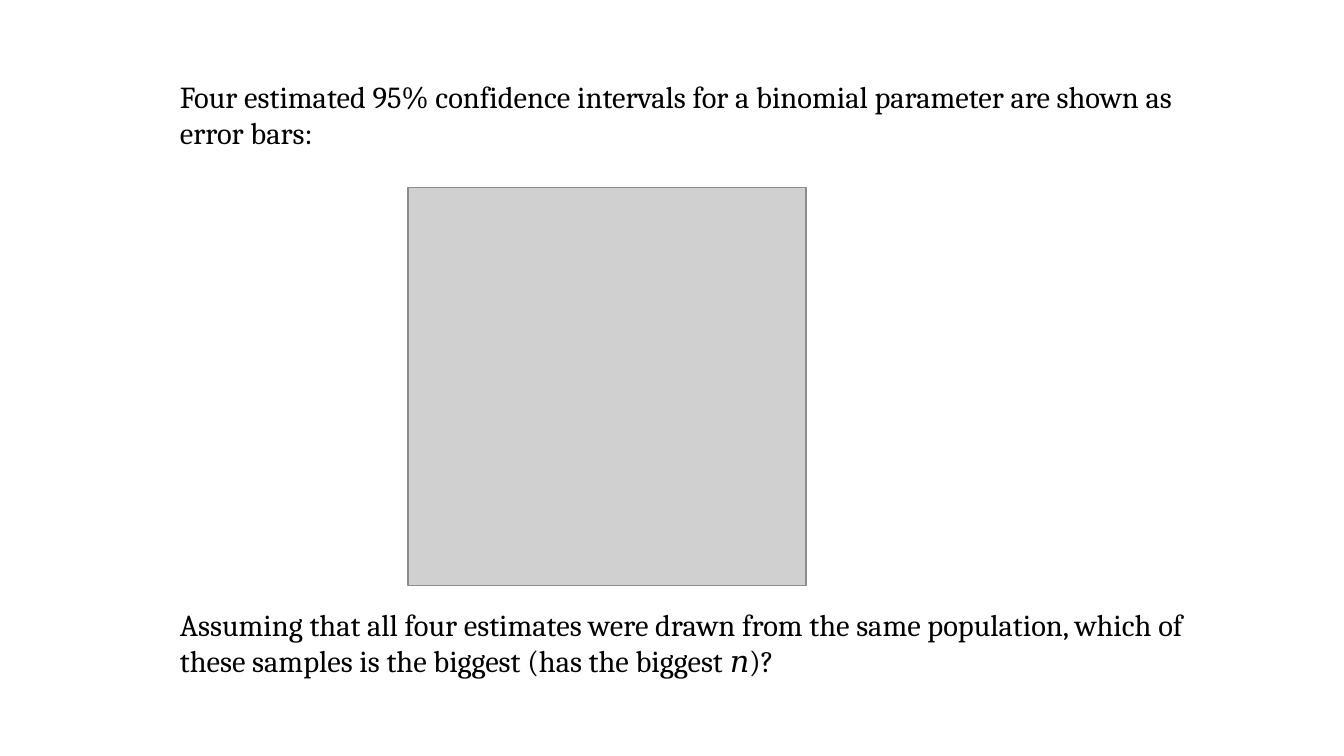
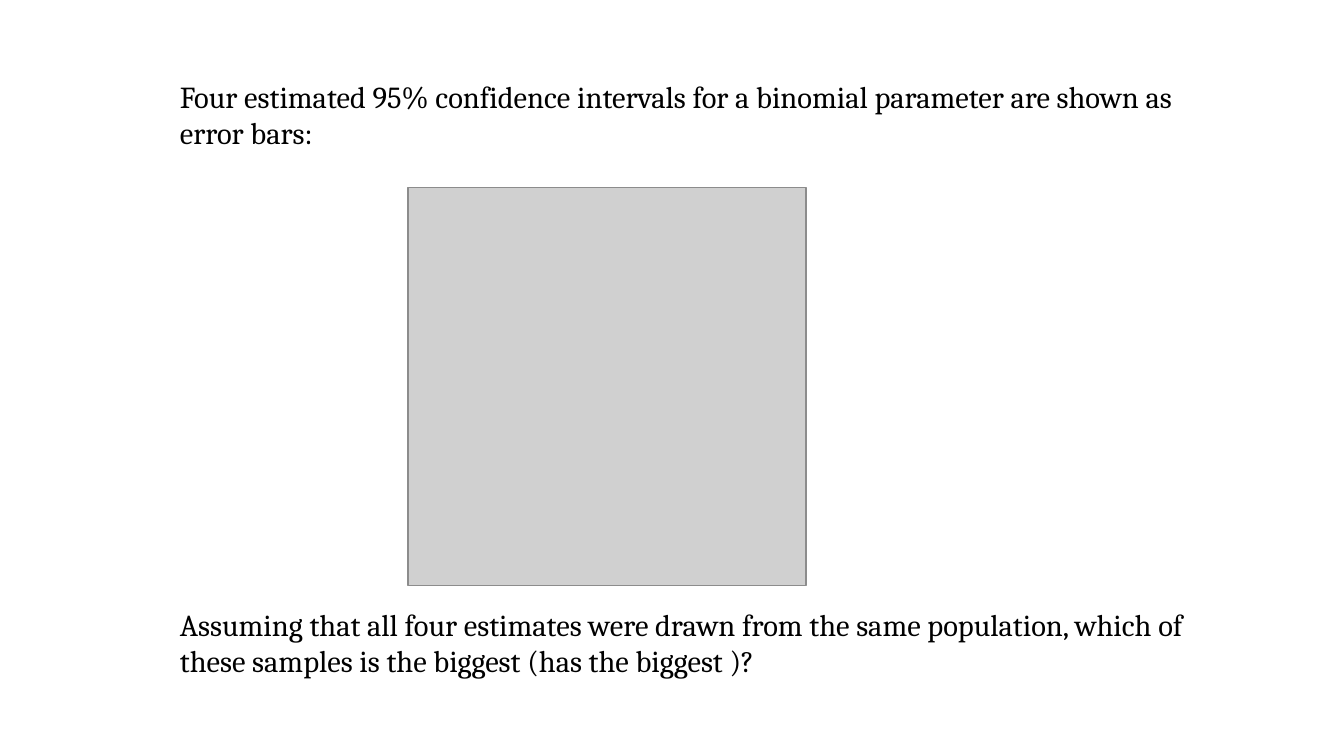
Before and after one commit to pvermees/geostats, a slide deck: slide 46 of slides/quizzes.odp. Drawn at 1344x756 pixels with LibreOffice and Linux fonts; fonts in the diff are those of the drawing; grey boxes stand for pictures. Boxes give left, top, right and bottom in pixels: in the first picture for what was removed or moved away, otherwise in the second. Text is boxed around its words. In the diff, an @@ line names an element or a change of style, - is before the commit and + after.

```diff
--- a/slides/quizzes.odp
+++ b/slides/quizzes.odp
@@ text at <box>180,614,1182,679</box>: text changed @@
-Assuming that all four estimates were drawn from the same population, which of these samples is the biggest (has the biggest 𝑛)?
+Assuming that all four estimates were drawn from the same population, which of these samples is the biggest (has the biggest )?
```
Also in this commit, not shown: 11 other slides changed, 1 slide added, 1 slide removed, 8 other files.
